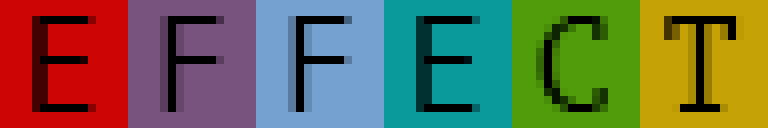
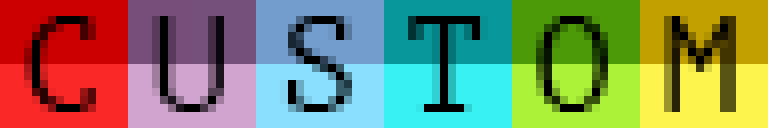
Layers edited between the first and the second 768 x 128 image:
added group "Custom Text" with 21 layers above "Standard" over [0, 0, 768, 128]
added group "Text" with 6 layers in group "Custom Text" over [24, 16, 736, 112]
added group "Bright" (1st of 2, in "Custom Text") with 6 layers in group "Custom Text" over [0, 64, 768, 128]
added layer "yellow" (1st of 5, in "Custom Text" › "Bright") in group "Bright" over [640, 64, 768, 128]
added layer "green" (1st of 5, in "Custom Text" › "Bright") in group "Bright" over [512, 64, 768, 128]
added layer "cyan" (1st of 5, in "Custom Text" › "Bright") in group "Bright" over [384, 64, 640, 128]
added layer "blue" (1st of 5, in "Custom Text" › "Bright") in group "Bright" over [256, 64, 512, 128]
added layer "magenta" (1st of 5, in "Custom Text" › "Bright") in group "Bright" over [128, 64, 384, 128]
added layer "red" (1st of 5, in "Custom Text" › "Bright") in group "Bright" over [0, 64, 192, 128]
added group "Standard" (1st of 2, in "Custom Text") with 6 layers in group "Custom Text" over [0, 0, 768, 128]
added layer "yellow" (2nd of 5, in "Custom Text" › "Standard") in group "Standard" over [640, 0, 768, 128]
added layer "green" (2nd of 5, in "Custom Text" › "Standard") in group "Standard" over [512, 0, 768, 128]
added layer "cyan" (2nd of 5, in "Custom Text" › "Standard") in group "Standard" over [384, 0, 640, 128]
added layer "blue" (2nd of 5, in "Custom Text" › "Standard") in group "Standard" over [256, 0, 512, 128]
added layer "magenta" (2nd of 5, in "Custom Text" › "Standard") in group "Standard" over [128, 0, 384, 128]
added layer "red" (2nd of 5, in "Custom Text" › "Standard") in group "Standard" over [0, 0, 192, 128]
showed group "Standard" (2nd of 2) (6 layers) over [0, 0, 768, 128]
showed group "Bright" (2nd of 2) (6 layers) over [0, 0, 768, 128]
showed group "RGB Gradient" (1 layers) over [0, 0, 768, 128]
painted on "gradient" over [8, 0, 768, 128]
…and 6 more changes (6 added)
